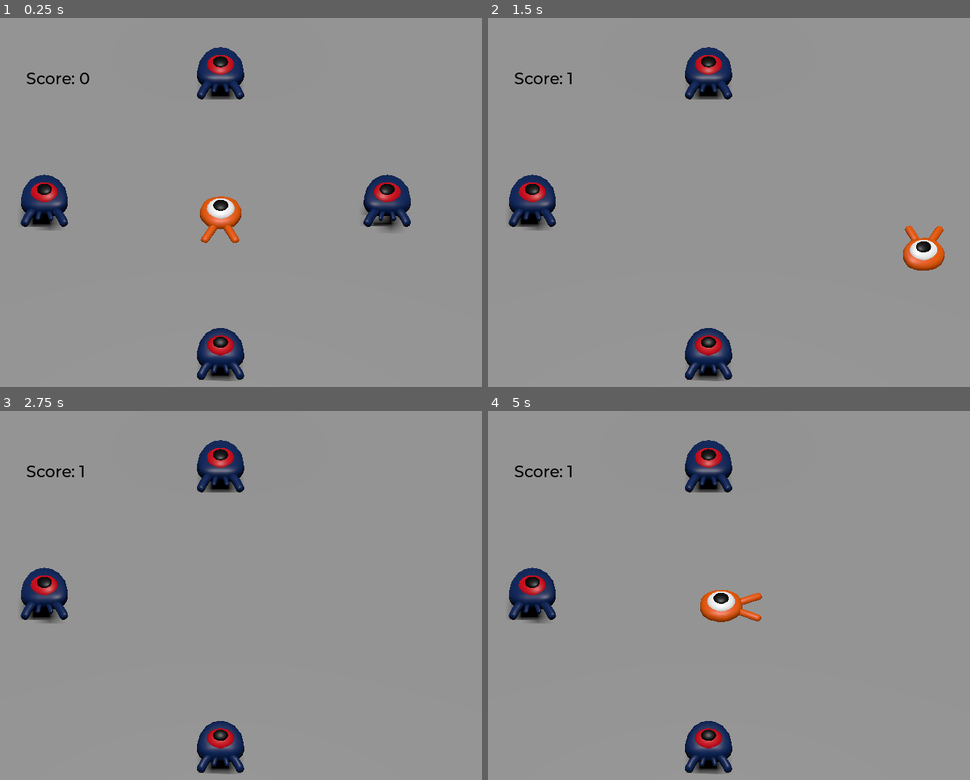
Above: before the commit, frames 1-4 (two rows, left to right).
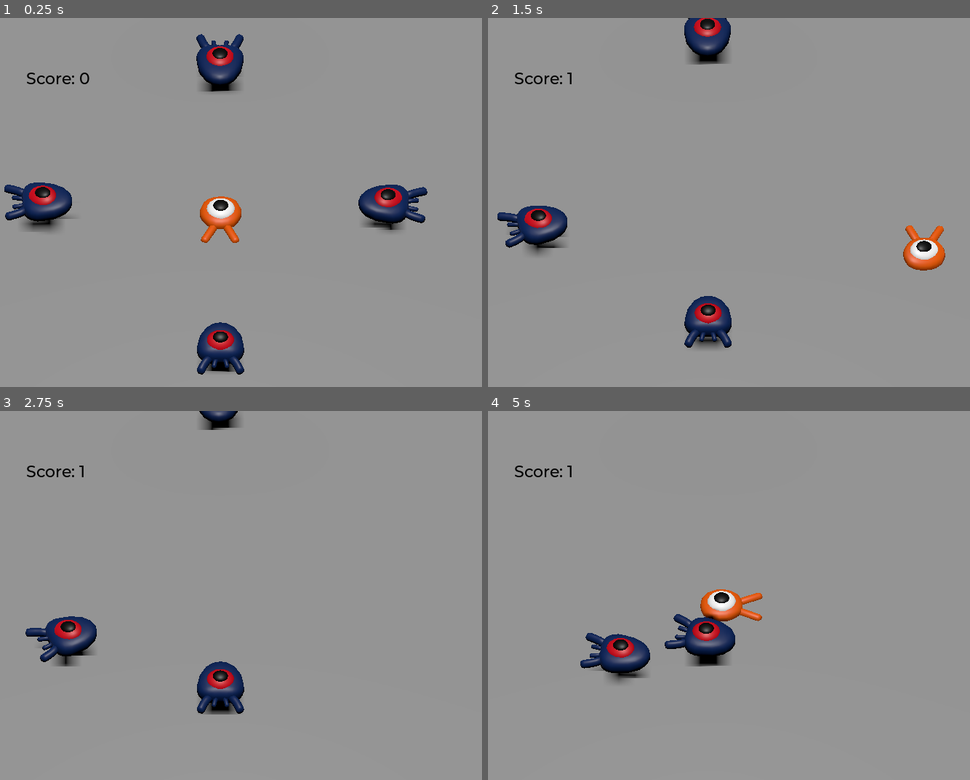
Above: after the commit, the same moments.

Repository: ph504/Godot-Tutorial
Game: Godot game, scene res://main.tscn
Same seed, same stepped clock (60 frames per second), same inputs: the game is played once before the commit and once after it. This scene is started directly instead of the project's main scene.
Inputs:
- Up to frame 1 (0.25 s): no input
- Up to frame 2 (1.5 s): hold Right (move_right) 0.53-1.28 s; hold Down (move_back) from 1.28 s (still down)
- Up to frame 3 (2.75 s): release Down (move_back) at 2.03 s; hold Right (move_right) from 2.03 s (still down)
- Up to frame 4 (5 s): release Right (move_right) at 2.78 s; hold Up (move_forward) 2.78-3.53 s; hold Left (move_left) from 3.53 s (still down)

The runs differ from the first frame. In frame 1, 4.4% of the frame differs, in the area x 0-89%, y 4-99%; in frame 2, 5.8%; in frame 3, 6.4%, in the area x 4-51%, y 0-99%; in frame 4, 6.3%.

Commit message:
Add Restart and random enemy movement.

Diff:
--- a/control_score.gd
+++ b/control_score.gd
@@ -2,8 +2,16 @@
 
 var score = 0
 @export var winScreen : AcceptDialog
+@export var MAX_SCORE = 4
 
 
 func _on_mob_caught():
 	score += 1
 	text = "Score: %s" % score
+
+	if score >= MAX_SCORE:
+		winScreen.visible = true
+
+
+func _on_win_screen_confirmed():
+	get_tree().reload_current_scene()
--- a/init_mob.gd
+++ b/init_mob.gd
@@ -2,15 +2,29 @@
 
 signal caught
 @export var rotation_speed = 1
-@export var min_speed = 10
-@export var max_speed = 18
+@export var min_speed = 0
+@export var max_speed = 3
 
+@export var player_position : Vector3
+
+var time = 0
 
 func _physics_process(delta):
+	time+=delta
 	#transform = transform.rotated_local(up_direction, rotation_speed*delta)
 	#look_at(Vector3.UP.cross(position - Vector3(0,1,0)),Vector3.UP)
+	var random_position = Vector3(0,1,0)
+	if time > 1:
+		time = 0
+		random_position = Vector3(randf_range(0,20), 1, randf_range(0,20))
 	#transform = transform.rotated(up_direction, rotation_speed*delta)
+	look_at(random_position, Vector3.UP)
+	#rotate_y(randf_range(-PI/4, PI/4))
 
+	var random_speed = randf_range(min_speed, max_speed)
+	velocity = (random_position - position).normalized() * random_speed
+
+	velocity = velocity.rotated(Vector3.UP, rotation.y)
 	move_and_slide()
 
 func initialize(start_position, player_position):
--- /dev/null
+++ b/main.gd
@@ -0,0 +1,6 @@
+extends Node
+
+@export var player_dist_threshold = 3
+
+func _physics_process(delta):
+	var player_position = $Player.position
--- a/main.tscn
+++ b/main.tscn
@@ -1,5 +1,6 @@
-[gd_scene load_steps=8 format=3 uid="uid://dou4xl8yd7ter"]
+[gd_scene load_steps=9 format=3 uid="uid://dou4xl8yd7ter"]
 
+[ext_resource type="Script" path="res://main.gd" id="1_cbxg7"]
 [ext_resource type="PackedScene" uid="uid://43yie7ihcdgm" path="res://player.tscn" id="1_qlfj5"]
 [ext_resource type="PackedScene" uid="uid://b15ae37j5g4y7" path="res://mob.tscn" id="2_0ek3m"]
 [ext_resource type="FontFile" uid="uid://cjhwfcpw8uafd" path="res://fonts/Montserrat-Medium.ttf" id="3_t2vb0"]
@@ -16,6 +17,7 @@
 default_font_size = 22
 
 [node name="Main" type="Node"]
+script = ExtResource("1_cbxg7")
 
 [node name="Ground" type="StaticBody3D" parent="."]
 transform = Transform3D(1, 0, 0, 0, 1, 0, 0, 0, 1, 0, -1, 0)
@@ -61,7 +63,7 @@
 offset_right = 40.0
 offset_bottom = 40.0
 
-[node name="ScoreLabel" type="Label" parent="UserInterface"]
+[node name="ScoreLabel" type="Label" parent="UserInterface" node_paths=PackedStringArray("winScreen")]
 layout_mode = 0
 offset_left = 93.0
 offset_top = 69.0
@@ -71,6 +73,7 @@
 theme_override_colors/font_color = Color(0, 0, 0, 1)
 text = "Score: 0"
 script = ExtResource("4_26ibx")
+winScreen = NodePath("../WinScreen")
 
 [node name="WinScreen" type="AcceptDialog" parent="UserInterface"]
 initial_position = 1
@@ -81,3 +84,4 @@
 [connection signal="caught" from="Mob2" to="UserInterface/ScoreLabel" method="_on_mob_caught"]
 [connection signal="caught" from="Mob3" to="UserInterface/ScoreLabel" method="_on_mob_caught"]
 [connection signal="caught" from="Mob4" to="UserInterface/ScoreLabel" method="_on_mob_caught"]
+[connection signal="confirmed" from="UserInterface/WinScreen" to="UserInterface/ScoreLabel" method="_on_win_screen_confirmed"]
